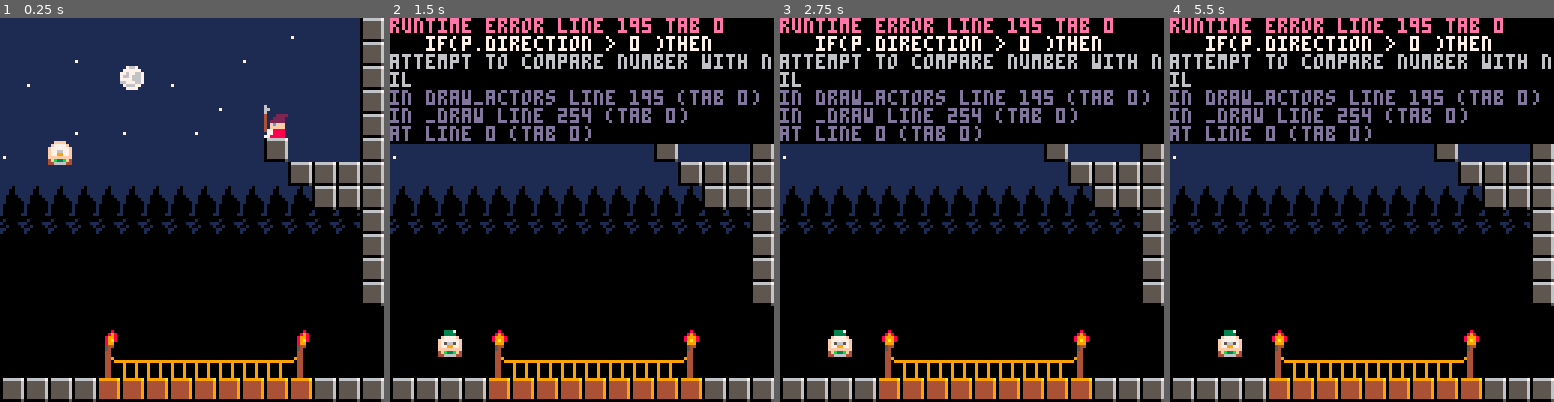
Above: before the commit, frames 1-4 (left to right).
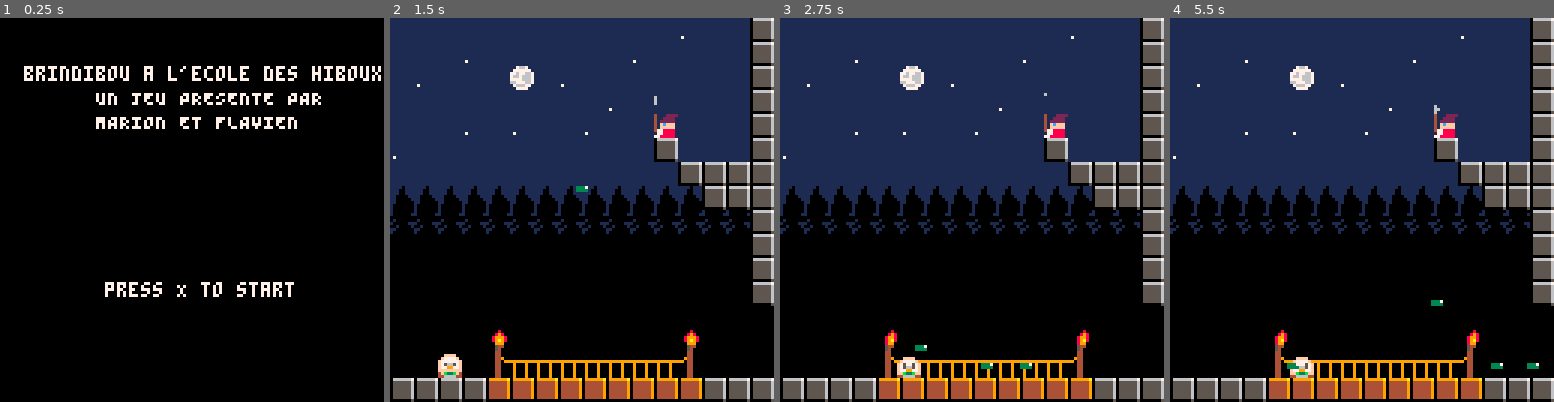
Above: after the commit, the same moments.

Repository: MarionMo/Projet_Web_Bosques_Moglia
Game: PICO-8 cartridge brindibou.p8
Same seed, same stepped clock (60 frames per second), same inputs: the game is played once before the commit and once after it.
Inputs:
- Up to frame 1 (0.25 s): no input
- Up to frame 2 (1.5 s): tap X (X key) at 0.33, 1.07 s; tap O (Z key) at 0.7 s
- Up to frame 3 (2.75 s): hold Right 1.6-2.1 s; tap O (Z key) at 1.7, 2.1, 2.5 s; tap X (X key) at 1.85 s; hold Up 2.15-2.42 s; hold Right from 2.47 s (still down)
- Up to frame 4 (5.5 s): tap O (Z key) every 0.4 s from 2.9 to 5.3 s; tap X (X key) at 2.97, 4.08, 5.2 s; release Right at 3.03 s; hold Left 3.08-3.58 s; hold Right 4.02-4.68 s; hold Up 4.73-5.03 s; hold Left from 5.08 s (still down)

The runs differ from the first frame. In frame 1, 55% of the frame differs, in the area x 0-100%, y 0-100%; in frame 2, 33%; in frame 3, 33%; in frame 4, 33%.
Error before the commit: runtime error line 195 tab 0; if(p.direction > 0 )then; attempt to compare number with nil

Commit message:
Add Start Menu + Game Over Screen in progress + Bug Fix

Diff:
--- a/brindibou.p8
+++ b/brindibou.p8
@@ -3,6 +3,19 @@
 __lua__
 --init call 1 time at launch
 function _init()
+	titleInit()
+end
+
+function titleInit()
+	mode = 0
+	music(7)
+
+end
+
+function gameStart()
+	mode = 1
+	music(-1,200)
+
 	delay=time()
 	timer=0
 	offset=0
@@ -19,7 +32,7 @@
 	monstres={}
 
 	--
- music(1)
+ 	music(1)
 	palt(14, true)
 	--sprites
 	p = make_actor(16,16,0)
@@ -53,6 +66,7 @@
 	add(monstres, peeves_head)
 
 	p.tag = 1
+	p.direction = 1
 	-- pour les colisions entre mob
 	-- et joueur
 	-- tag joueur =>1
@@ -190,7 +204,7 @@
 		if(a.tag ==1) then
 			spr(anim_actor(), a.x, a.y)
 		end
-		-- lorsque l'acteur a dessiner est un sortilege
+		-- lorsque l'acteur a dessine est un sortilege
 		if(a.tag == 3) then
 			spr(anim(a.spell), a.x, a.y)
 			-- tout le bazar des if c'est pour éviter que les sorts changent de direction
@@ -241,72 +255,91 @@
 
 --draw
 function _draw()
-	cls()
-	mset(432,112,97)
-
-	draw_background()
-	spr(anim(nuage), nuage.x, nuage.y)
-	spr(anim(torche1), torche1.x, torche1.y)
-	spr(anim(torche2), torche2.x, torche2.y)
-
-	if(is_grounded()) then
-		p.y = flr(flr(p.y)/8)*8
-	end
-
-	debug()
-	draw_actors()
-	if(btnp(4) and cooldown_recharger == false)then
-		shoot()
+	if (mode == 0) then
+		cls()
+		print("brindibou a l'ecole des hiboux" ,8, 16, 7)
+		print("UN JEU PRESENTE PAR", 32, 24, 7)
+		print("MARION ET FLAVIEN", 32, 32, 7)
+		print("press X to start", 35, 88, 7)
+	elseif (mode == 1) then
+		cls()
+		mset(432,112,97)
+
+		draw_background()
+		spr(anim(nuage), nuage.x, nuage.y)
+		spr(anim(torche1), torche1.x, torche1.y)
+		spr(anim(torche2), torche2.x, torche2.y)
+
+		if(is_grounded()) then
+			p.y = flr(flr(p.y)/8)*8
+		end
+
+		debug()
+		draw_actors()
+		if(btnp(4) and cooldown_recharger == false)then
+			shoot()
+		end
+	elseif (mode == 2) then
+		cls()
+		music(-1,200)
+		cinematique =  true;
+		print("game over" ,p.x - 8, p.y - 64, 7)
+		print("UN JEU PRESENTE PAR", 32, 24, 7)
+		print("MARION ET FLAVIEN", 32, 32, 7)
 	end
 
 end
 --update
 function _update()
-
-	--cooldown degats hero
-	if(cooldown ==true and cooldown_degat >0) then
-	 cooldown_degat -=1
-	end
-	if cooldown and cooldown_degat ==0 then
-		cooldown = false
-	end
-
-	--cooldown tir
-	if(cooldown_recharger == true and cooldown_tir >0)then
-		cooldown_tir -=1
-	end
-	if(cooldown_recharger and cooldown_tir == 0) then
-		cooldown_recharger = false
-	end
-
-
-	if(p.x == 80) screen_shake(0.95)
-	p.anim = "stand"
- 	local tile = fget(mget(tilex, tiley),0)
-	p.dx = 0
-	--gauche
-	if(btn(0) and is_lwalled(p) == false and cinematique==false) then
-		p.direction = -1
-		p.dx -=1
-	end
-	if(btn(1) and is_rwalled(p) == false and cinematique==false) then
-	 	p.direction = 1
-	 	p.dx +=1
-	end
-	p.x += p.dx
-	if(is_grounded()) then
-		p.dy = 0 --gravite
-		-- if jump press 1 time
-		if(btnp(2) and cinematique==false) then
-			if(is_plafoned())then
-				-- rien
-		 	elseif(is_midplafoned()) then
-				-- en cas de plafond
-				-- on saute moins haut
-				p.dy = -4
-		 	else
-		 		p.dy = -5.8
-		 	end
+	if (mode == 0) then
+		if (btnp(5)) then
+			gameStart()
+		end
+	else
+		--cooldown degats hero
+		if(cooldown ==true and cooldown_degat >0) then
+		cooldown_degat -=1
+		end
+		if cooldown and cooldown_degat ==0 then
+			cooldown = false
+		end
+
+		--cooldown tir
+		if(cooldown_recharger == true and cooldown_tir >0)then
+			cooldown_tir -=1
+		end
+		if(cooldown_recharger and cooldown_tir == 0) then
+			cooldown_recharger = false
+		end
+
+
+		if(p.x == 80) screen_shake(0.95)
+		p.anim = "stand"
+		local tile = fget(mget(tilex, tiley),0)
+		p.dx = 0
+		--gauche
+		if(btn(0) and is_lwalled(p) == false and cinematique==false) then
+			p.direction = -1
+			p.dx -=1
+		end
+		if(btn(1) and is_rwalled(p) == false and cinematique==false) then
+			p.direction = 1
+			p.dx +=1
+		end
+		p.x += p.dx
+		if(is_grounded()) then
+			p.dy = 0 --gravite
+			-- if jump press 1 time
+			if(btnp(2) and cinematique==false) then
+				if(is_plafoned())then
+					-- rien
+				elseif(is_midplafoned()) then
+					-- en cas de plafond
+					-- on saute moins haut
+					p.dy = -4
+				else
+					p.dy = -5.8
+				end
 		end
 	else
 		p.dy += 0.98 --gravite
@@ -320,6 +353,7 @@
 			camera(p.x-64<0 and 0 or p.x-64, 0)
 
 		end
+	end
 	end
 end
 
@@ -547,6 +581,10 @@
 	--comme elle est appelée 30fois par seconde, ça fait 2s pour pouvoir reprendre des degats
 	cooldown_degat = 60
 	cooldown = true
+
+	if (p.hp == 0) then
+		mode = 2
+	end
 end
 
 function shoot()
Not shown, changed: the music (__music__) section of brindibou.p8
Not shown, changed: the sound effects (__sfx__) section of brindibou.p8
Not shown, changed: package-lock.json
